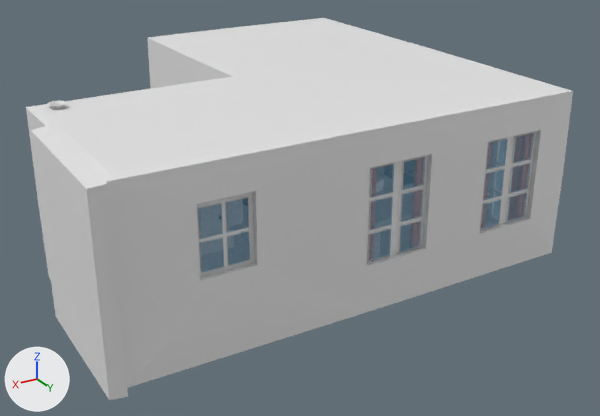
The Blender file MapBlocking.blend: old version first, new version second.
One viewpoint serves both versions: a 50 mm lens placed at (5.64, 10.84, 5.47), pointed at (-0.46, 0.67, 0.39). The lights are fixed; the arrows at lower left show +X, +Y and +Z.
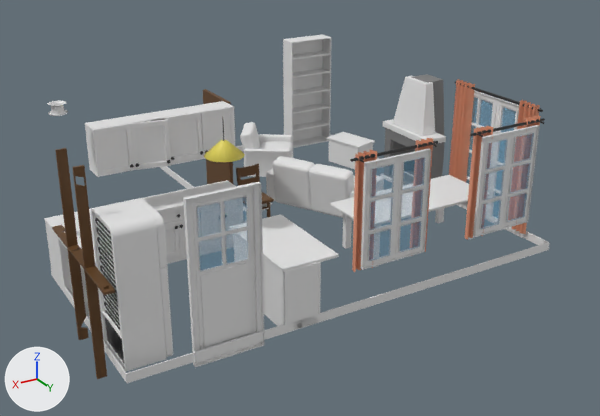
Where the change shows, as pixel boxes (x1, y1, x2, y2) in the pictures (600 x 416 px):
'Cube', hidden
    before: (26, 18, 573, 388)
'Plane.003', hidden
    before: (31, 126, 128, 400)
'BézierCurve.001', added
    after: (95, 218, 120, 330)
'Cube.039', added
    after: (105, 318, 124, 363)
'Cube.002', unchanged, uncovered by the edit
    after: (91, 198, 173, 372)
'Cube.009', unchanged, uncovered by the edit
    before: (196, 192, 255, 278)
    after: (183, 182, 265, 367)
'Cube.037', unchanged, uncovered by the edit
    after: (92, 106, 235, 177)
'Cube.015', unchanged, uncovered by the edit
    after: (283, 34, 332, 148)

What changed in the scene script:
```text
Add me_cube_002:
    me_cube_002.from_pydata(...)  # 32 vertices, 20 faces; spans x -0.44..0.81, y -2.86..2.93, z -0.99..1.7
    me_cube_002.polygons.foreach_set('use_smooth', [True] * 20)
    me_cube_002.materials.append(mat_m_laiton)  # black #232323
Add me_béziercurve_001:
    me_béziercurve_001.from_pydata(...)  # 3180 vertices, 3168 faces; spans x -0.01..0.01, y -0.29..0.294, z -0.62..0.61
    me_béziercurve_001.polygons.foreach_set('use_smooth', [True] * 3168)
    me_béziercurve_001.materials.append(mat_m_laiton)  # black #232323
Change ob_cube:
    add ob_cube.hide_set(True)
Change ob_plane_003:
    add ob_plane_003.hide_set(True)
Add ob_cube_039:
    ob_cube_039 = bpy.data.objects.new('Cube.039', me_cube_002)
    ob_cube_039.location = (3.1, 2.58, 0.14)
    ob_cube_039.scale = (0.119, 0.119, 0.119)
Add ob_béziercurve_001:
    ob_béziercurve_001 = bpy.data.objects.new('BézierCurve.001', me_béziercurve_001)
    ob_béziercurve_001.location = (3.2, 2.58, 1.08)
    ob_béziercurve_001.scale = (1.0, 1.0, 1.09)
```
